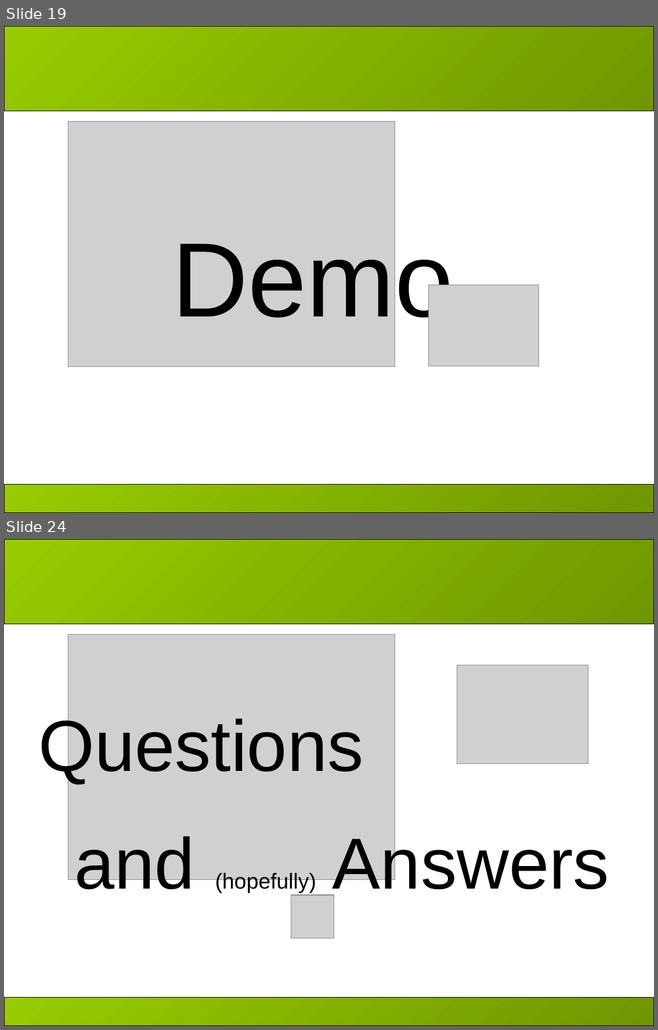
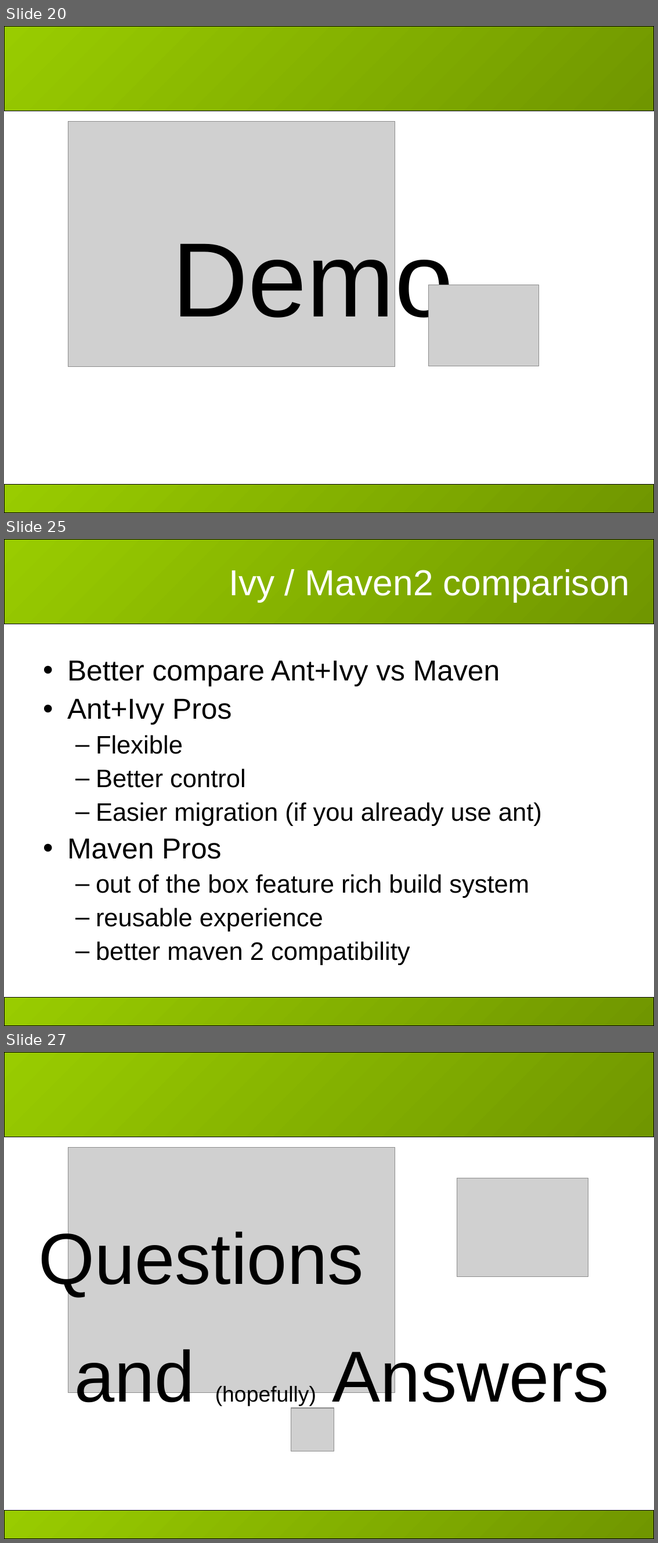
Before and after one commit to hiroyasub/ant-ivy-cregit, a slide deck: doc/presentations/apache-con-2007/slides.ppt. Shown one above the other, each under a label of ours: slides 19 and 24 before the commit, slides 20, 25 and 27 after it; the slides between them are not shown. The pictures are 658x1030 and 658x1543 pixels, drawn with LibreOffice and Linux fonts; fonts in the diff are those of the drawing; grey boxes stand for pictures; background and template pictures are left out. Boxes give left, top, right and bottom in pixels: in the first picture for what was removed or moved away, otherwise in the second. Text is boxed around its words. In the diff, an @@ line names an element or a change of style, - is before the commit and + after.

Commit message:
update with user suggested modifications: shorter sentences, Maven/Ivy comparison, Why Ivy, Future

Former-commit-id: 98259de73133205c3b63b4e952891833b4c123b8

```diff
--- a/doc/presentations/apache-con-2007/slides.ppt
+++ b/doc/presentations/apache-con-2007/slides.ppt
@@ slide 25 added at (4,539,654,1026), background #FFFFFF; not listed: 2 template elements that a slide beside it also shows @@
@@ title added at (228,569,629,602), 40 pt, text #FFFFFF @@
+Ivy / Maven2 comparison
@@ text added at (67,660,542,965), 28 pt, text #000000 @@
+• Better compare Ant+Ivy vs Maven
+• Ant+Ivy Pros
+  – Flexible
+  – Better control
+  – Easier migration (if you already use ant)
+• Maven Pros
+  – out of the box feature rich build system
+  – reusable experience
+  – better maven 2 compatibility
@@ what was slide 19 is now slide 20 @@
@@ what was slide 24 is now slide 27 @@
```
Also in this commit, not shown: 8 slides changed, 2 other slides added.
